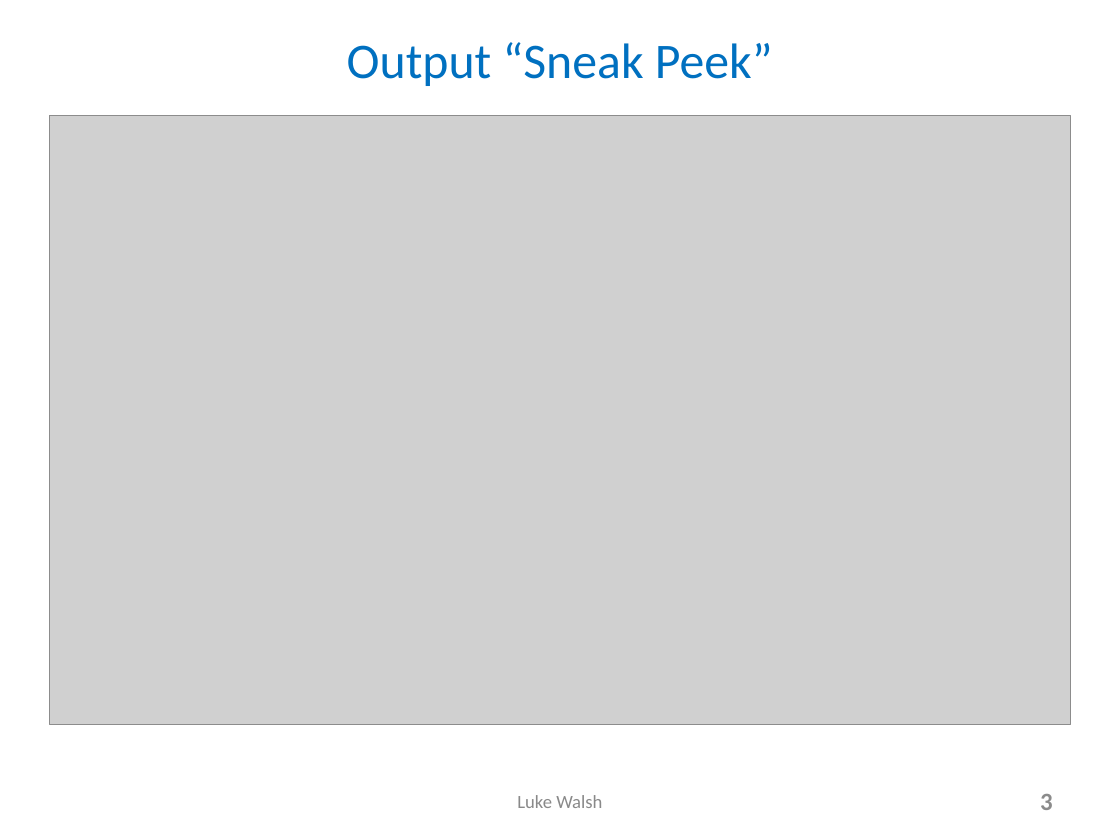
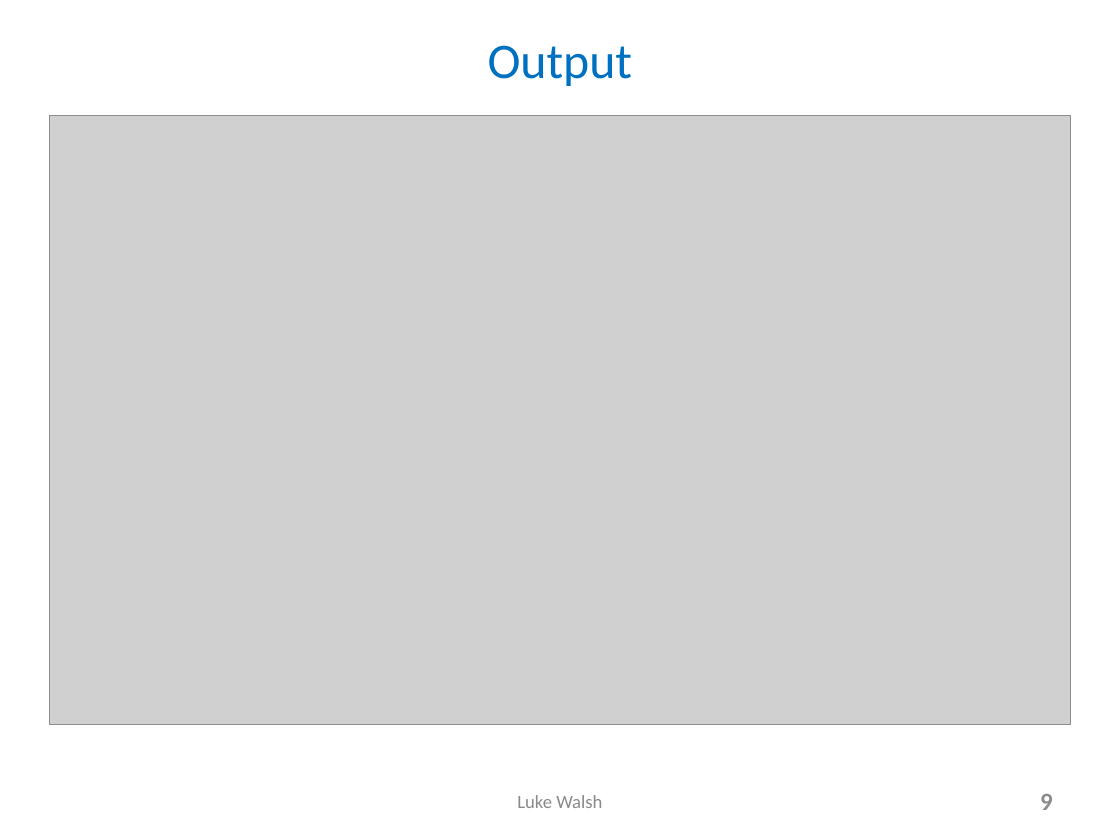
Before and after one commit to lukewalshct/Twitter_Sentiment, a slide deck: slide 9 of Spark_Streaming_NLTK_LWalsh_2min.pptx (slide 3 before the commit). Drawn at 1120x840 pixels with LibreOffice and Linux fonts; fonts in the diff are those of the drawing; grey boxes stand for pictures. Boxes give left, top, right and bottom in pixels: in the first picture for what was removed or moved away, otherwise in the second. Text is boxed around its words. In the diff, an @@ line names an element or a change of style, - is before the commit and + after.

```diff
--- a/Spark_Streaming_NLTK_LWalsh_2min.pptx
+++ b/Spark_Streaming_NLTK_LWalsh_2min.pptx
@@ title at (488, 45, 633, 86): text changed @@
-Output “Sneak Peek”
+Output
@@ page number at (1040, 794, 1053, 810): text changed @@
-3
+9
```
Also in this commit, not shown: 5 other slides changed, 1 slide removed, 8 other files.
